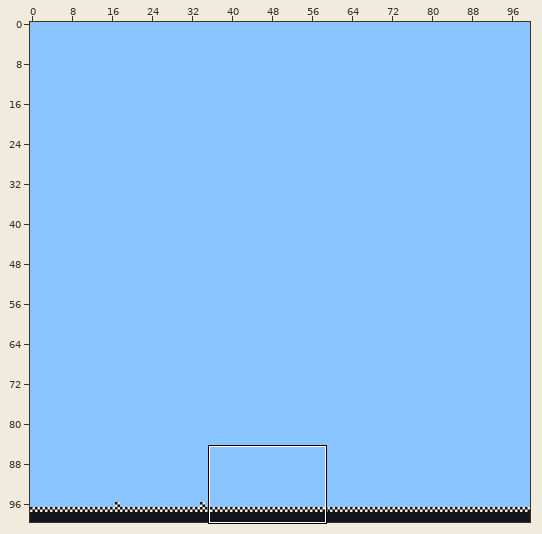
Two versions of a level (Tiled map, assets/levels/Knight.tmx). The first picture is a wide view before the edit; the outline marks the close-up.
Close-up. Before the commit:
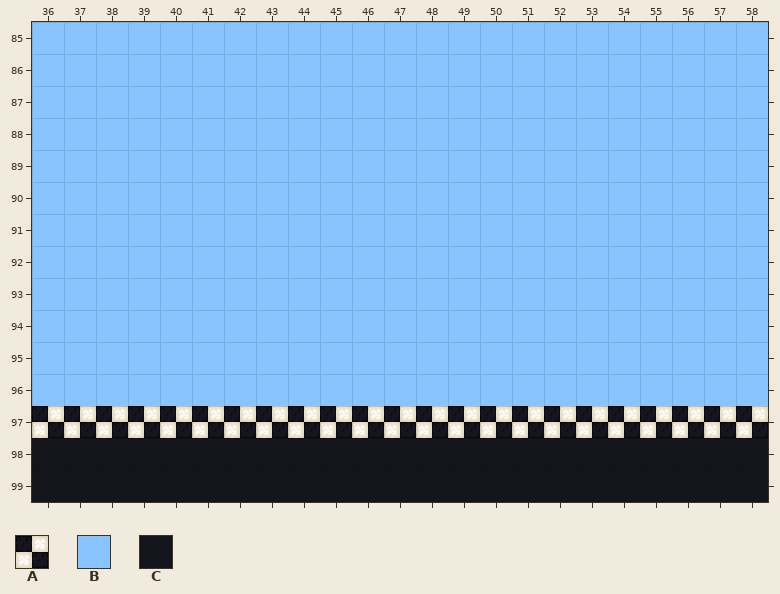
Cells are 32x32 px. Shown: x 36..58, y 85..99. The commit also changed other parts of the map, which this record leaves out.
Key: from "tiles2": A 0, B 1, C 3.
_ is an empty cell.
Layer "Tiles" before, first column x 36:
 85 BBBBBBBBBBBBBBBBBBBBBBB
 86 BBBBBBBBBBBBBBBBBBBBBBB
 87 BBBBBBBBBBBBBBBBBBBBBBB
 88 BBBBBBBBBBBBBBBBBBBBBBB
 89 BBBBBBBBBBBBBBBBBBBBBBB
 90 BBBBBBBBBBBBBBBBBBBBBBB
 91 BBBBBBBBBBBBBBBBBBBBBBB
 92 BBBBBBBBBBBBBBBBBBBBBBB
 93 BBBBBBBBBBBBBBBBBBBBBBB
 94 BBBBBBBBBBBBBBBBBBBBBBB
 95 BBBBBBBBBBBBBBBBBBBBBBB
 96 BBBBBBBBBBBBBBBBBBBBBBB
 97 AAAAAAAAAAAAAAAAAAAAAAA
 98 CCCCCCCCCCCCCCCCCCCCCCC
 99 CCCCCCCCCCCCCCCCCCCCCCC
Once edited:
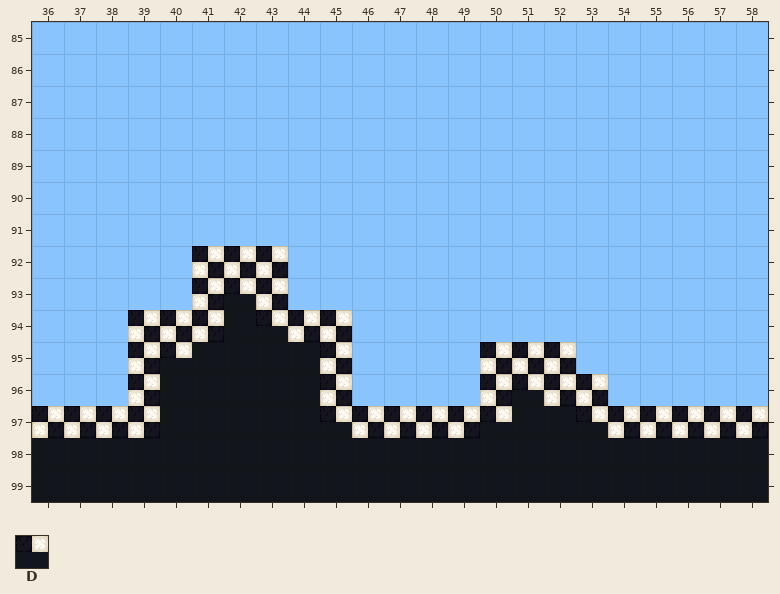
Further tiles: from "tiles2": D 2.
Edits made:
Changed rows in their new state; . is an unchanged cell.
Layer "Tiles":
first column x 39:
 92 ..AAA..........
 93 ..ADA..........
 94 AAACDAA........
 95 ADCCCCA....AAA.
 96 ACCCCCA....ADAA
 97 .CCCCCD....DCCD
